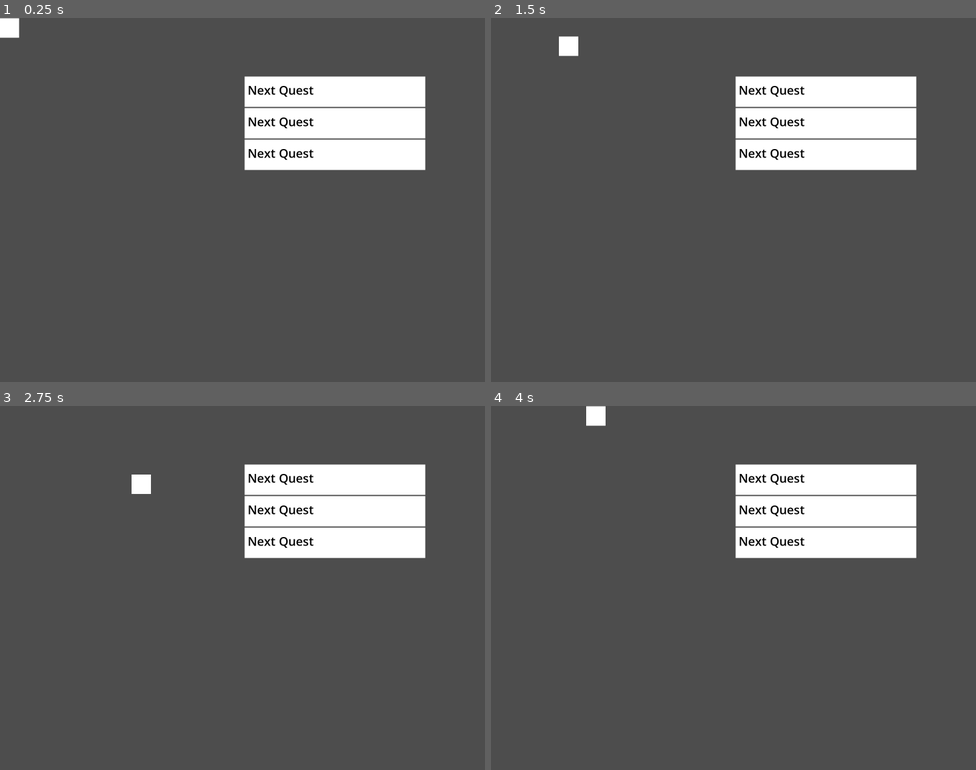
Above: before the commit, frames 1-4 (two rows, left to right).
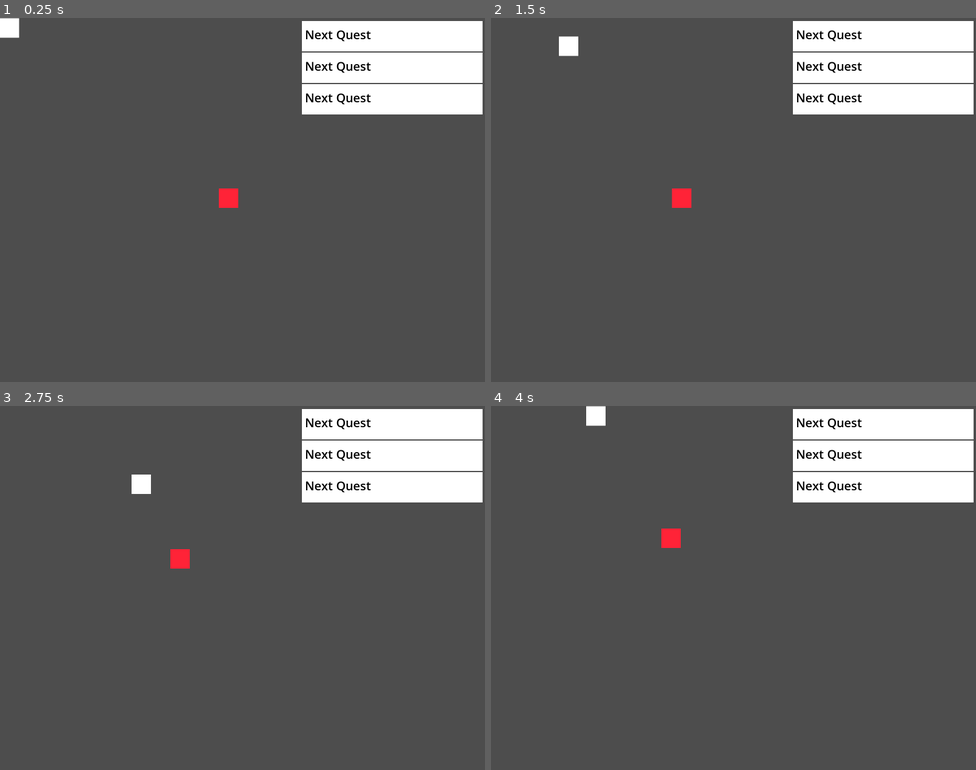
Above: after the commit, the same moments.

Repository: precup/LD51
Game: Godot game, scene res://root.tscn
The game is run twice, just before and just after one commit, with the same random seed, the same clock (stepped at 60 frames per second) and the same inputs.
Inputs:
- Up to frame 1 (0.25 s): no input
- Up to frame 2 (1.5 s): hold Right (ui_right) 0.53-1.28 s; hold Down (ui_down) from 1.28 s (still down)
- Up to frame 3 (2.75 s): release Down (ui_down) at 2.03 s; hold Right (ui_right) from 2.03 s (still down)
- Up to frame 4 (4 s): release Right (ui_right) at 2.78 s; hold Up (ui_up) 2.78-3.53 s; hold Left (ui_left) from 3.53 s (still down)

The runs differ from the first frame. In frame 1, 14% of the frame differs, in the area x 45-100%, y 0-53%; in frame 2, 14%, in the area x 37-100%, y 0-53%; in frame 3, 14%; in frame 4, 14%.

Commit message:
enemy stuff

Diff:
--- /dev/null
+++ b/enemy.gd
@@ -0,0 +1,32 @@
+extends CharacterBody2D
+
+var next_destination = Vector2.ZERO
+
+func _ready():
+  next_destination = position
+
+func choose_next_destination():
+  var deltas = [
+    200 * Vector2.LEFT,
+    200 * Vector2.RIGHT,
+    200 * Vector2.UP,
+    200 * Vector2.DOWN
+  ]
+
+  var new_destination = position + deltas[randi() % deltas.size()]
+
+  next_destination = new_destination
+
+  # TODO: Use this to determine if the new destination is valid
+  # if get_node("/root/World").get_cellv(new_destination) == 0:
+  #   next_destination = new_destination
+
+func _process(_delta):
+  if next_destination.distance_to(position) < 15:
+    choose_next_destination()
+
+  var direction = position.direction_to(next_destination).normalized()
+
+  velocity = direction * 100
+
+  move_and_slide()
--- a/player.gd
+++ b/player.gd
@@ -6,8 +6,6 @@
   pass
 
 func _process(_delta):
-  # Move character when the user presses the arrow keys.
-
   var direction = Input.get_vector(
     "ui_left",
     "ui_right",
--- a/quest.tscn
+++ b/quest.tscn
@@ -6,7 +6,6 @@
 offset_bottom = 100.0
 
 [node name="RichTextLabel" type="RichTextLabel" parent="."]
-layout_mode = 0
 offset_left = 10.0
 offset_top = 17.0
 offset_right = 442.0
--- a/root.tscn
+++ b/root.tscn
@@ -1,8 +1,9 @@
-[gd_scene load_steps=5 format=3 uid="uid://dlpmnpatbwk18"]
+[gd_scene load_steps=6 format=3 uid="uid://dlpmnpatbwk18"]
 
 [ext_resource type="Script" path="res://player.gd" id="1_j03ts"]
 [ext_resource type="Texture2D" uid="uid://bfsb85o2bm58k" path="res://assets/white_square_64x64.png" id="2_gp4kr"]
 [ext_resource type="PackedScene" uid="uid://dx64fy25a3w0k" path="res://quest.tscn" id="3_4fbd4"]
+[ext_resource type="Script" path="res://enemy.gd" id="4_xvscb"]
 
 [sub_resource type="RectangleShape2D" id="RectangleShape2D_kkfjx"]
 size = Vector2(50, 50)
@@ -21,10 +22,10 @@
 texture = ExtResource("2_gp4kr")
 
 [node name="quest_container" type="VBoxContainer" parent="."]
-offset_left = 807.0
-offset_top = 193.0
-offset_right = 1403.0
-offset_bottom = 485.0
+offset_left = 996.0
+offset_top = 10.0
+offset_right = 1592.0
+offset_bottom = 508.0
 
 [node name="quest" parent="quest_container" instance=ExtResource("3_4fbd4")]
 layout_mode = 2
@@ -38,3 +39,16 @@
 layout_mode = 2
 offset_top = 208.0
 offset_bottom = 308.0
+
+[node name="enemy" type="CharacterBody2D" parent="."]
+position = Vector2(748, 561)
+script = ExtResource("4_xvscb")
+
+[node name="collision_shape" type="CollisionShape2D" parent="enemy"]
+position = Vector2(25, 25)
+shape = SubResource("RectangleShape2D_kkfjx")
+
+[node name="filler_image" type="Sprite2D" parent="enemy"]
+modulate = Color(1, 0.137255, 0.215686, 1)
+position = Vector2(31, 33)
+texture = ExtResource("2_gp4kr")
